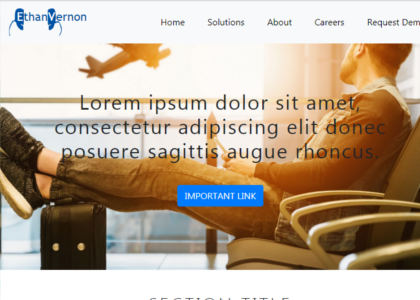
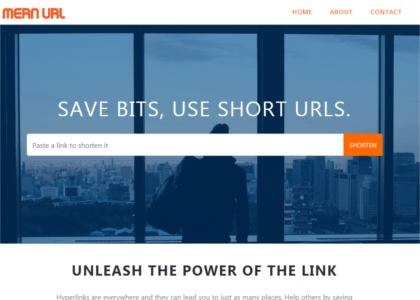
The second 420px x 300px image is a revision of the first. Changes to its layers:
added layer "mernURL" above "Layer" over [0, 0, 420, 300]
hid "Layer" over [0, 0, 420, 300]
